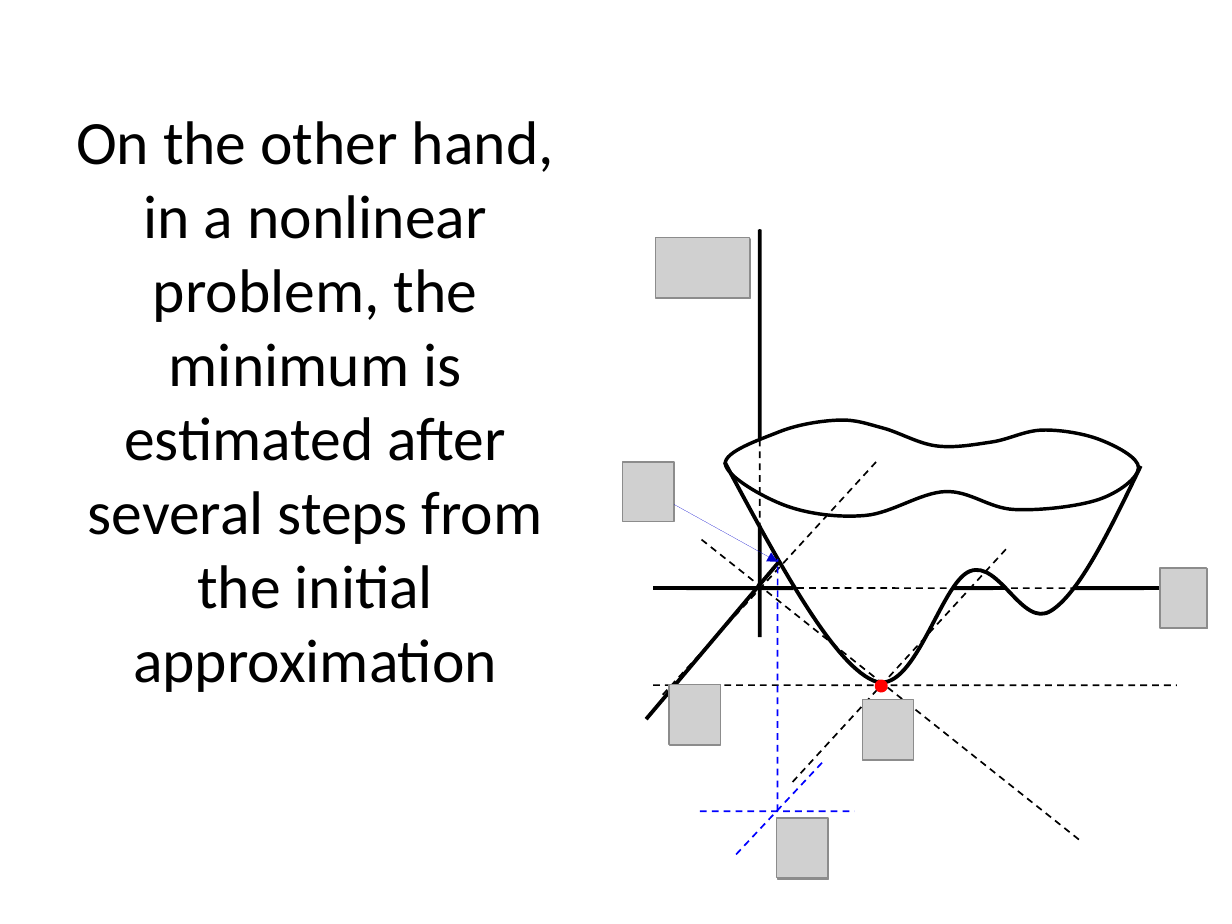
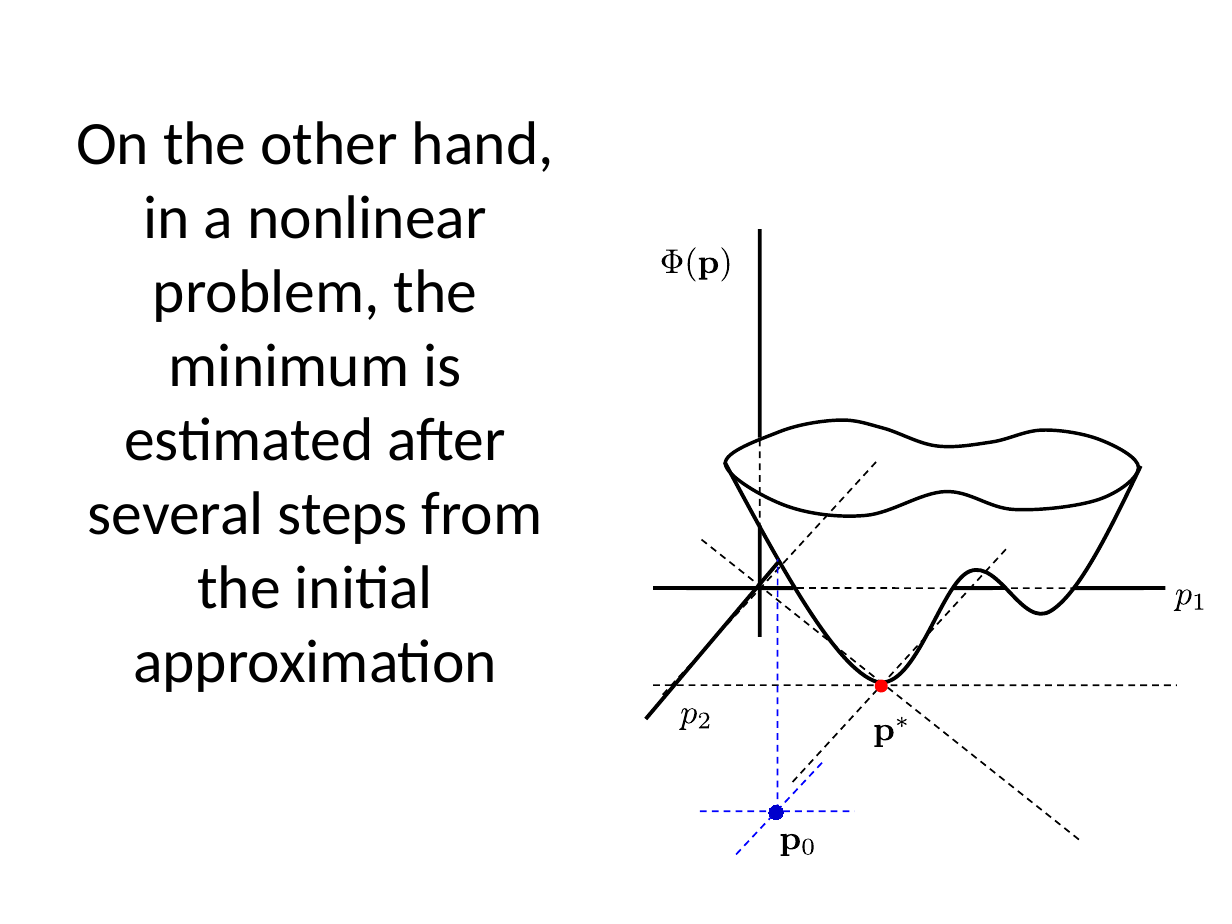
Before and after one commit to birocoles/Disciplina-metodos-computacionais, a slide deck: slide 17 of Content/Nonlinear_methods.odp (slide 16 before the commit). Drawn at 1232x924 pixels with LibreOffice and Linux fonts; fonts in the diff are those of the drawing; grey boxes stand for pictures. Boxes give left, top, right and bottom in pixels: in the first picture for what was removed or moved away, otherwise in the second. Text is boxed around its words. In the diff, an @@ line names an element or a change of style, - is before the commit and + after.

```diff
--- a/Content/Nonlinear_methods.odp
+++ b/Content/Nonlinear_methods.odp
@@ picture removed at [655, 239, 749, 299] @@
@@ picture removed at [655, 238, 749, 298] @@
@@ group added at [659, 248, 732, 282]: 5 freeform shapes @@
@@ picture removed at [623, 462, 675, 522] @@
@@ arrow removed from (674, 504) to (777, 562) @@
@@ picture removed at [1161, 569, 1207, 630] @@
@@ picture removed at [1161, 568, 1207, 628] @@
@@ freeform shape added at [1174, 589, 1191, 611], fill #000000 @@
@@ freeform shape added at [1175, 590, 1206, 611], fill #FFFFFF @@
@@ freeform shape added at [1195, 594, 1204, 610], fill #000000 @@
@@ picture removed at [669, 685, 721, 745] @@
@@ picture removed at [670, 685, 722, 745] @@
@@ freeform shape added at [679, 708, 696, 731], fill #000000 @@
@@ freeform shape added at [680, 708, 711, 729], fill #FFFFFF @@
@@ freeform shape added at [699, 712, 710, 728], fill #000000 @@
@@ picture removed at [862, 701, 914, 761] @@
@@ picture removed at [862, 700, 914, 760] @@
@@ freeform shape added at [873, 717, 909, 747], fill #FFFFFF @@
@@ freeform shape added at [897, 717, 907, 727], fill #000000 @@
@@ freeform shape added at [875, 724, 894, 747], fill #000000 @@
@@ ellipse added at [769, 806, 784, 821], fill #0000CC, outline #0000CC 0 pt @@
@@ picture removed at [777, 819, 829, 880] @@
@@ picture removed at [777, 818, 829, 878] @@
@@ freeform shape added at [781, 834, 801, 856], fill #000000 @@
@@ freeform shape added at [802, 839, 813, 855], fill #000000 @@
```
Also in this commit, not shown: 28 other slides changed, 4 slides added, 4 slides removed, 1 other file.
